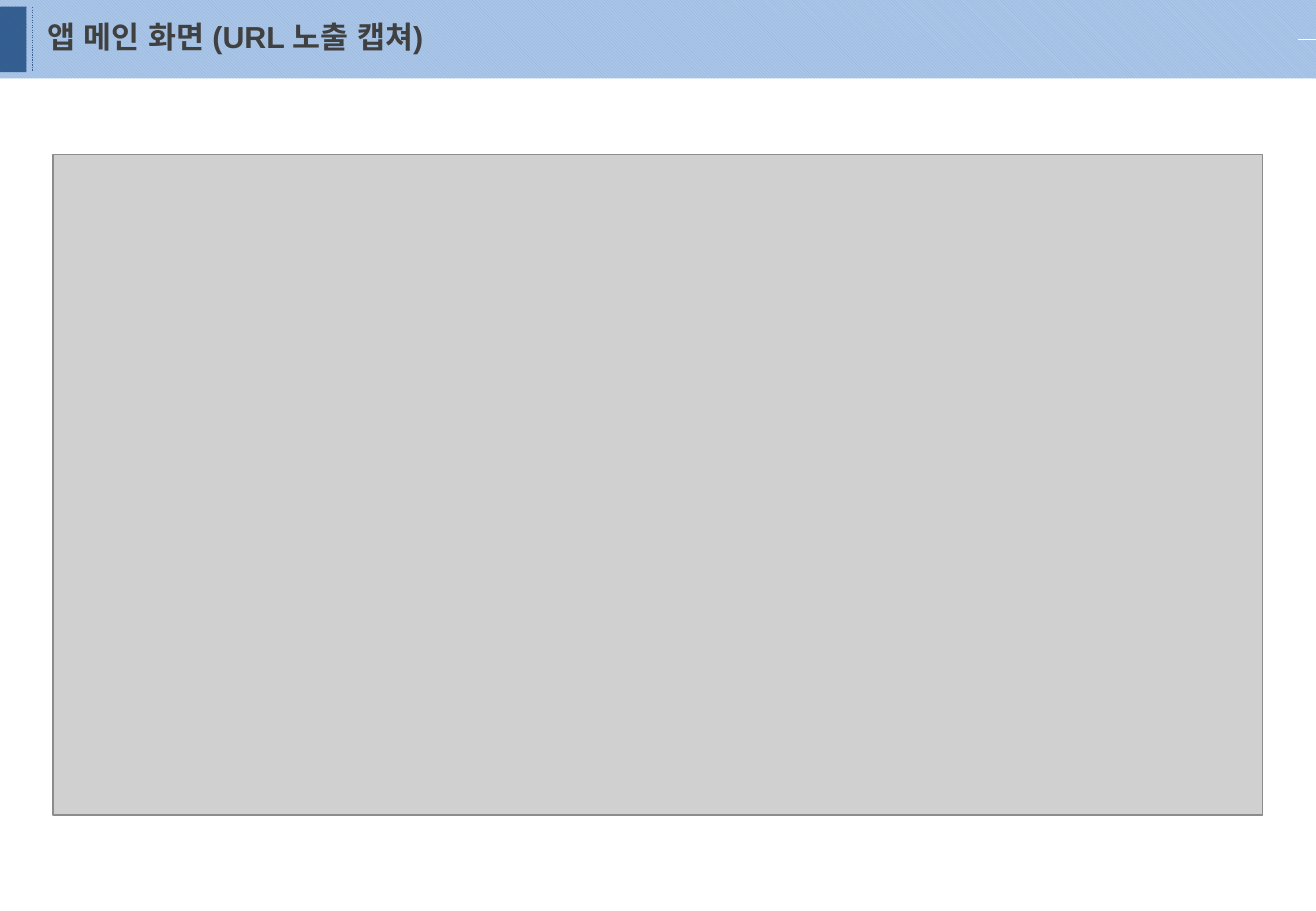
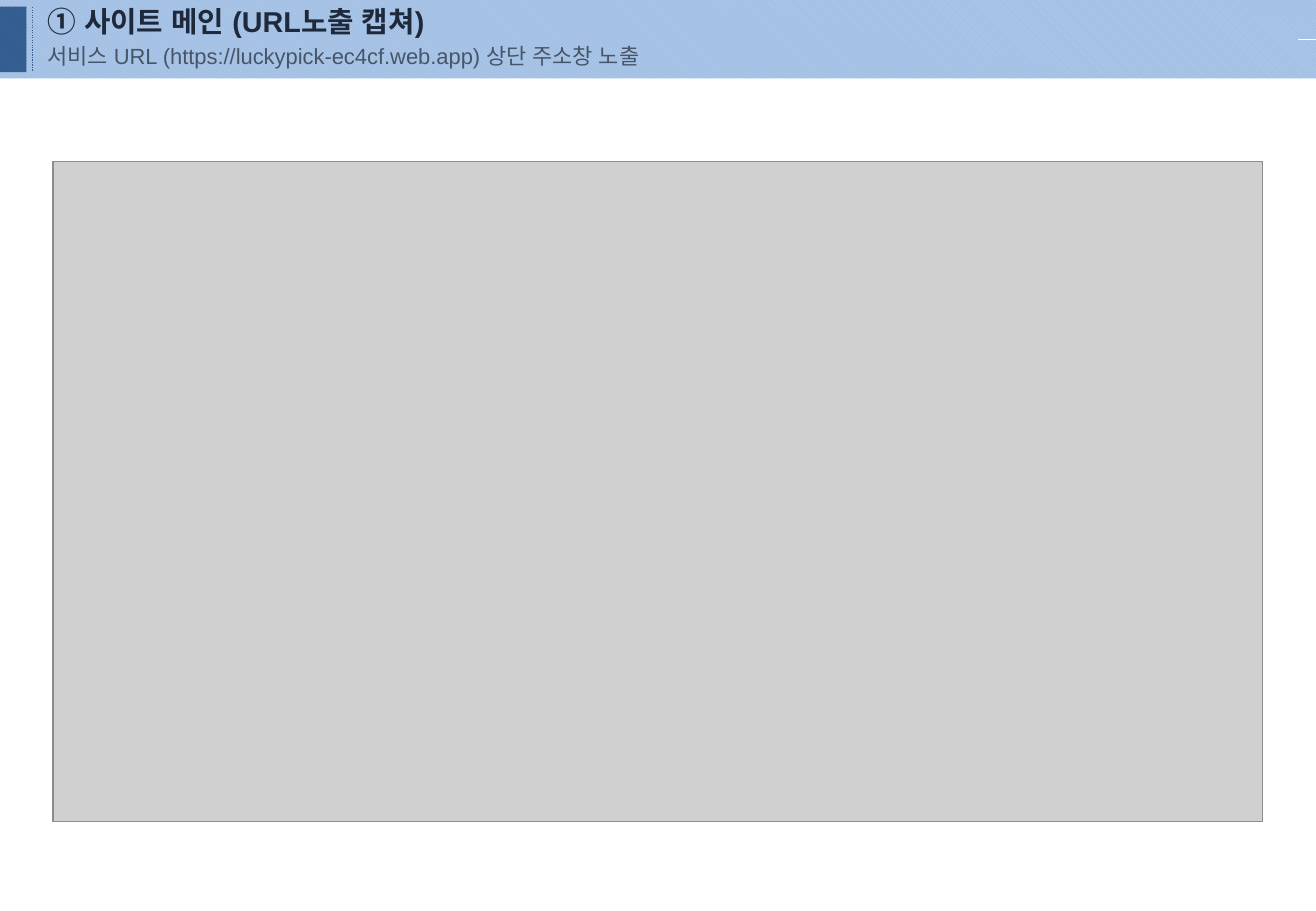
Before and after one commit to majicboy56575-dotcom/LuckyPick, a slide deck: slide 2 of 신용카드 검수요청서(럭키픽).pptx. Drawn at 1316x911 pixels with LibreOffice and Linux fonts; fonts in the diff are those of the drawing; grey boxes stand for pictures. Boxes give left, top, right and bottom in pixels: in the first picture for what was removed or moved away, otherwise in the second. Text is boxed around its words. In the diff, an @@ line names an element or a change of style, - is before the commit and + after.

```diff
--- a/신용카드 검수요청서(럭키픽).pptx
+++ b/신용카드 검수요청서(럭키픽).pptx
@@ text at (x1=47, y1=7, x2=639, y2=69): text changed; size 18 to 13 pt; text colour #404040 to #475569; bold off @@
-앱 메인 화면 (URL 노출 캡쳐)
+① 사이트 메인 (URL노출 캡쳐)
+서비스 URL (https://luckypick-ec4cf.web.app) 상단 주소창 노출
@@ picture moved from (x1=53, y1=154, x2=1264, y2=815) to (x1=53, y1=162, x2=1264, y2=823) @@
```
Also in this commit, not shown: 6 other slides changed, 4 slides added, 1 slide removed, 8 other files.
